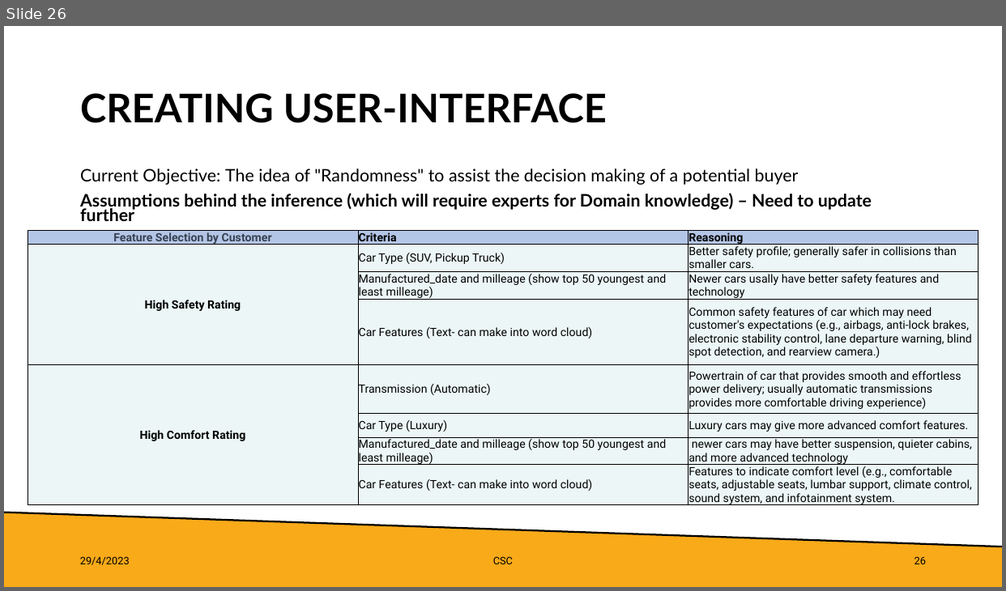
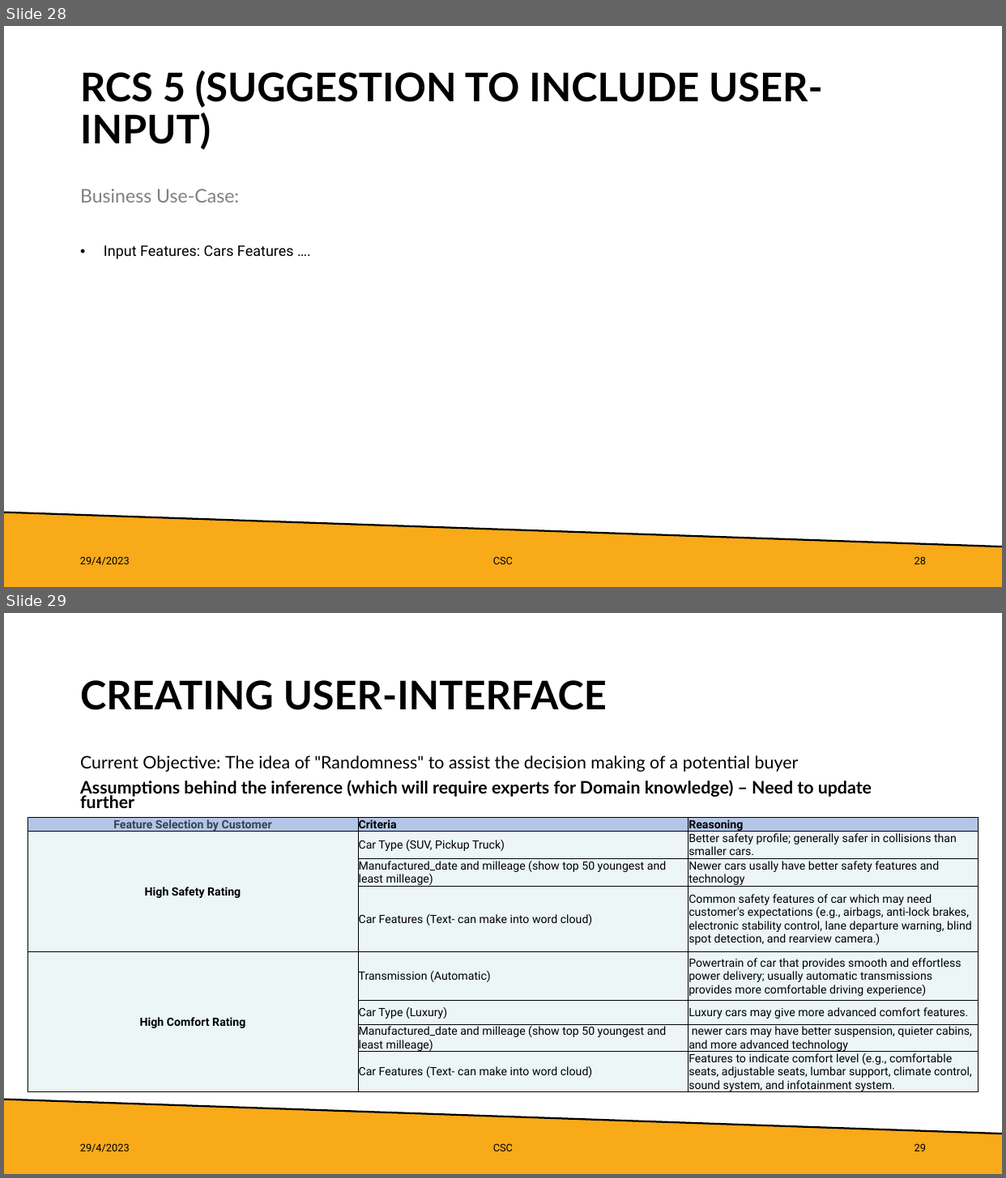
Before and after one commit to lkimhui/CarSmartConsultancy, a slide deck: BIG_DATA_PROCESSING_PresentationDeck.pptx. Shown one above the other, each under a label of ours: slide 26 before the commit, slides 28 and 29 after it. The pictures are 1006x591 and 1006x1178 pixels, drawn with LibreOffice and Linux fonts; fonts in the diff are those of the drawing. Boxes give left, top, right and bottom in pixels: in the first picture for what was removed or moved away, otherwise in the second. Text is boxed around its words. In the diff, an @@ line names an element or a change of style, - is before the commit and + after.

```diff
--- a/BIG_DATA_PROCESSING_PresentationDeck.pptx
+++ b/BIG_DATA_PROCESSING_PresentationDeck.pptx
@@ slide 28 added at [4,26,1002,587], background #FFFFFF; not listed: 2 template elements that a slide beside it also shows @@
@@ title added at [80,71,823,150], 38 pt, text #000000, bold @@
+RCS 5 (SUGGESTION TO INCLUDE USER-INPUT)
@@ text added at [80,189,239,203], 18 pt, text #808080 @@
+Business Use-Case:
@@ text added at [104,246,294,259], 14 pt, text #000000 @@
+• Input Features: Cars Features ….
@@ text added at [80,557,130,565], 10 pt, text #000000 @@
+29/4/2023
@@ text added at [493,557,513,565], 10 pt, text #000000 @@
+CSC
@@ page number added at [914,557,926,565], 10 pt, text #000000 @@
+28
@@ what was slide 26 is now slide 29 @@
@@ page number at [914,1144,926,1152]: text changed @@
-26
+29
```
Also in this commit, not shown: 11 slides changed, 2 other slides added.
